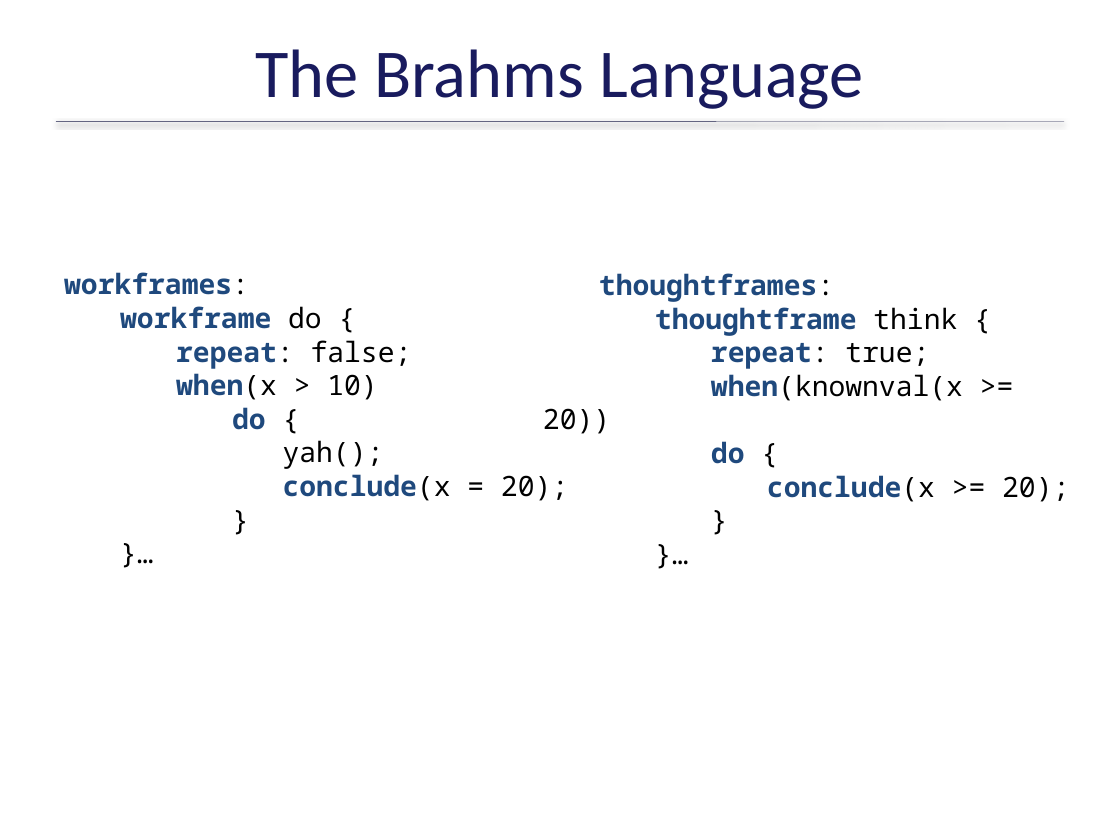
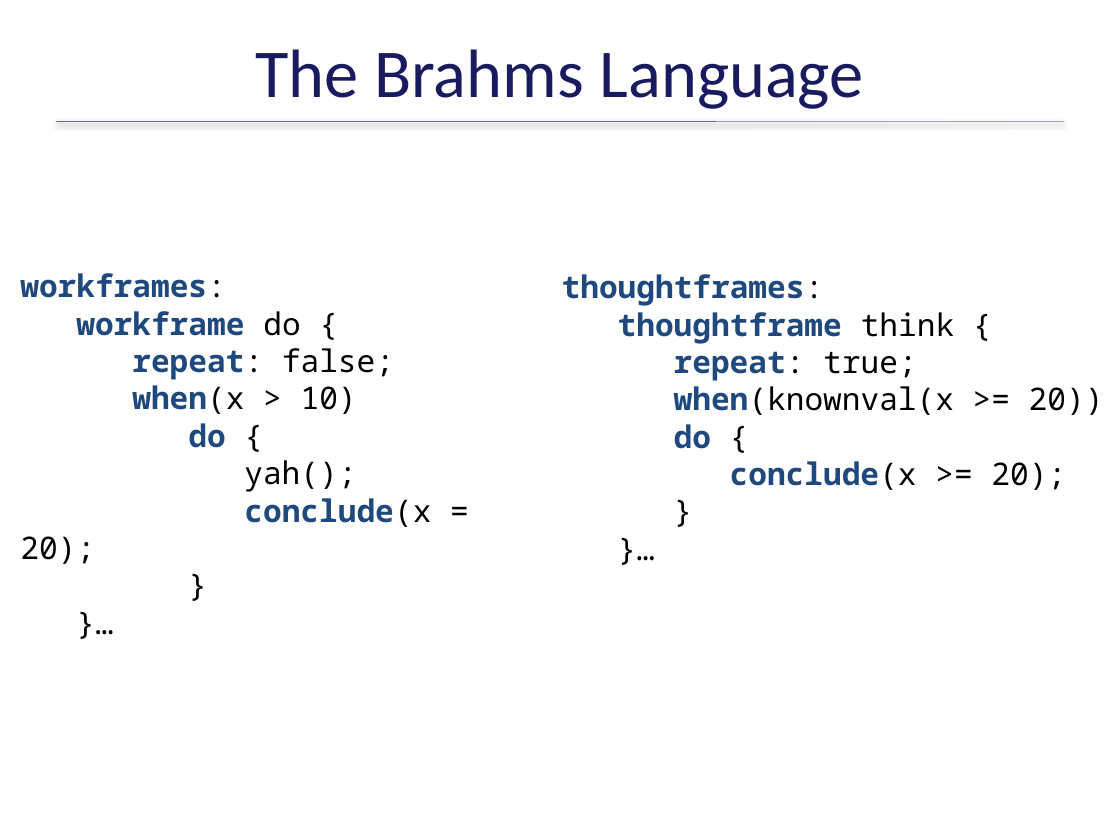
Before and after one commit to ericmercer/workload, a slide deck: slide 39 of publications_and_presentations/BYU13-03-Operator-Workload-Feb-2015.pptx. Drawn at 1120x840 pixels with LibreOffice and Linux fonts; fonts in the diff are those of the drawing; background and template pictures are left out. Boxes give left, top, right and bottom in pixels: in the first picture for what was removed or moved away, otherwise in the second. Text is boxed around its words. In the diff, an @@ line names an element or a change of style, - is before the commit and + after.

```diff
--- a/publications_and_presentations/BYU13-03-Operator-Workload-Feb-2015.pptx
+++ b/publications_and_presentations/BYU13-03-Operator-Workload-Feb-2015.pptx
@@ text "workframes:" at (20,273,431,564): size 18 to 20 pt @@
@@ text "workframes:": place and size @@
-text "workframes:" at (64,272,568,501)
+text "workframes:" at (20,273,431,564)
@@ text "thoughtframes:": place and size @@
-text "thoughtframes:" at (543,273,1069,502)
+text "thoughtframes:" at (562,274,1104,490)
@@ text "thoughtframes:" at (562,274,1104,490): size 18 to 20 pt @@
```
Also in this commit, not shown: 8 other slides changed, 3 slides added, 1 slide removed, 16 other files.
